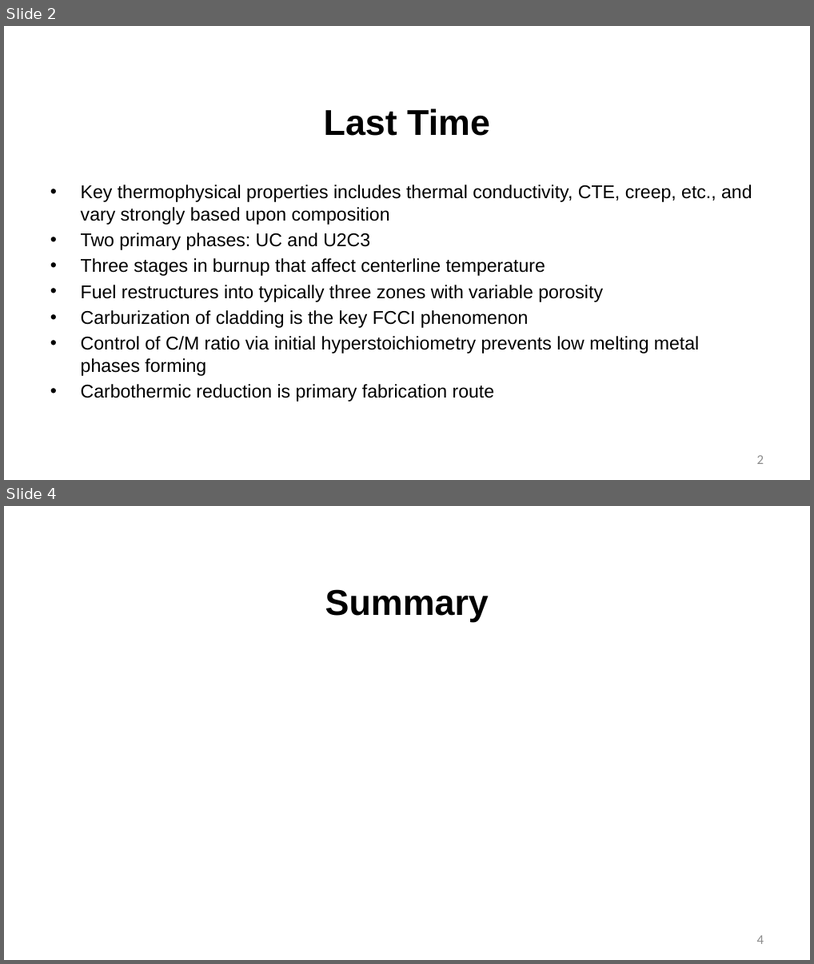
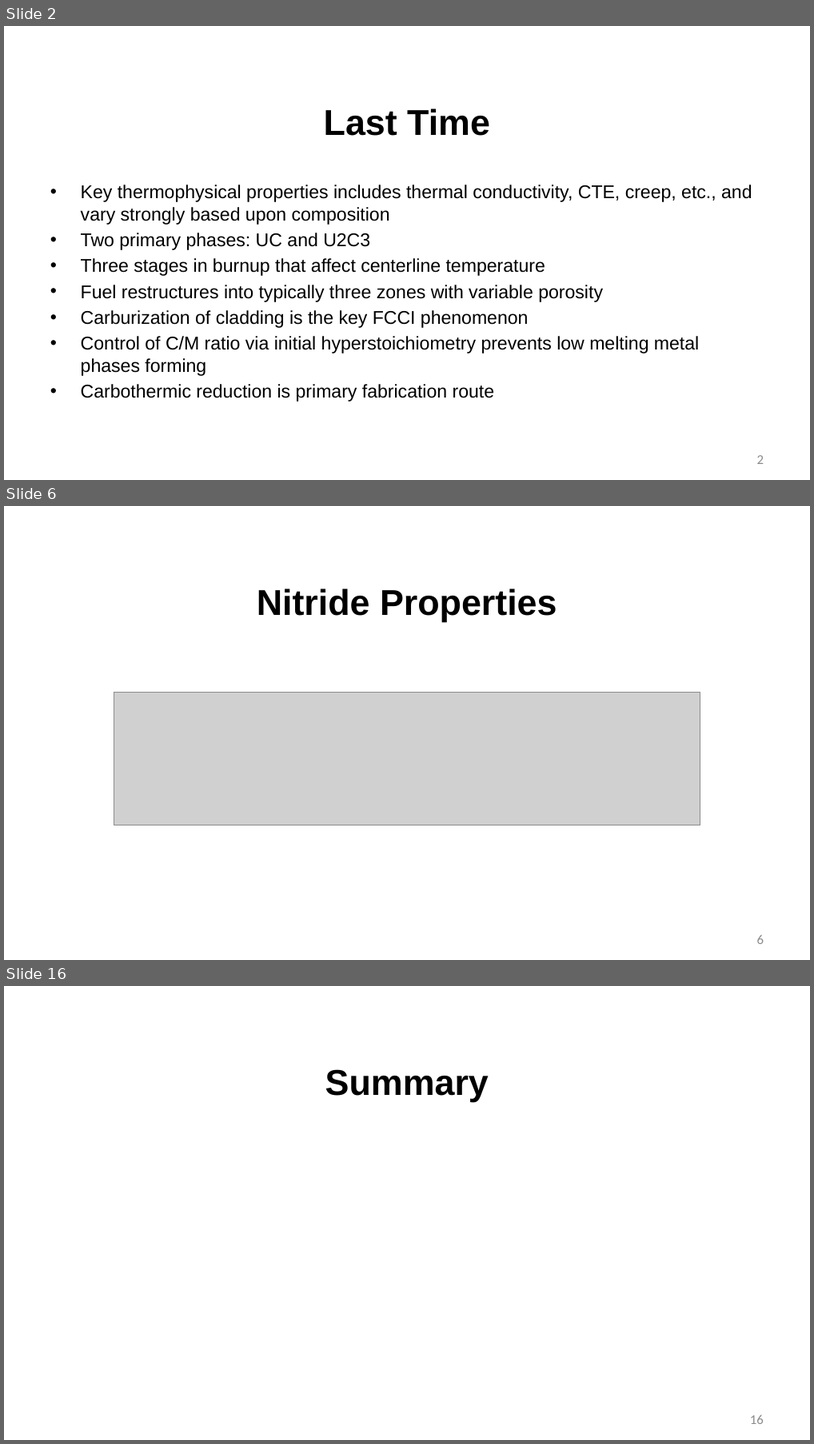
Before and after one commit to benbeeler/TEACHING, a slide deck: Advanced Reactor Materials/Lec16_nitride.pptx. Shown one above the other, each under a label of ours: slides 2 and 4 before the commit, slides 2, 6 and 16 after it; the slides between them are not shown. The pictures are 814x964 and 814x1444 pixels, drawn with LibreOffice and Linux fonts; fonts in the diff are those of the drawing; grey boxes stand for pictures; background and template pictures are left out. Boxes give left, top, right and bottom in pixels: in the first picture for what was removed or moved away, otherwise in the second. Text is boxed around its words. In the diff, an @@ line names an element or a change of style, - is before the commit and + after.

```diff
--- a/Advanced Reactor Materials/Lec16_nitride.pptx
+++ b/Advanced Reactor Materials/Lec16_nitride.pptx
@@ slide 6 added at (4, 506, 810, 960), background #FFFFFF @@
@@ title added at (257, 588, 558, 622), 42.7 pt, text #000000, bold @@
+Nitride Properties
@@ picture added at (114, 692, 701, 825) @@
@@ page number added at (758, 935, 764, 944), 16 pt, text #8C8C8C @@
+6
@@ what was slide 4 is now slide 16 @@
@@ page number at (750, 1415, 764, 1424): text changed @@
-4
+16
```
Also in this commit, not shown: 1 slide changed, 11 other slides added, 10 other files.
